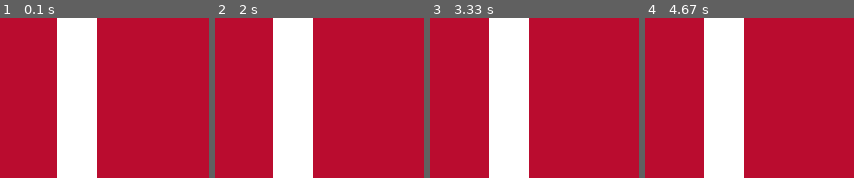
Above: before the commit, frames 1-4 (left to right).
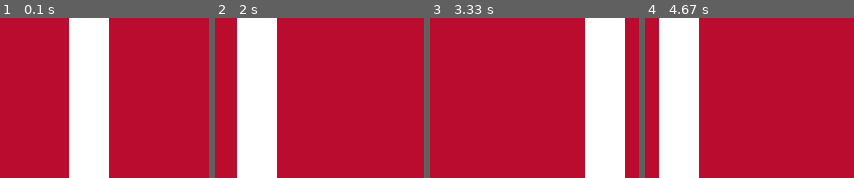
Above: after the commit, the same moments.

Repository: evstellberg/it2
Game: pygame game, started from ting og tang/norskflaggggg.py
The game is run twice, just before and just after one commit, with the same random seed, the same clock (stepped at 60 frames per second) and the same inputs.
Inputs:
- Up to frame 1 (0.1 s): no input
- Up to frame 2 (2 s): no input
- Up to frame 3 (3.33 s): no input
- Up to frame 4 (4.67 s): no input

The runs differ from the first frame. In frame 1, 11% of the frame differs, in the area x 27-53%, y 0-100%; in frame 2, 34%; in frame 3, 38%, in the area x 28-94%, y 0-100%; in frame 4, 38%.

Commit message:
jobbet videre med lfagg

Diff:
--- a/ting og tang/norskflaggggg.py
+++ b/ting og tang/norskflaggggg.py
@@ -2,6 +2,9 @@
 import keyboard
 
 pg.init()
+
+FPS = 69
+fpsClock = pg.time.Clock()
 
 VINDU_BREDDE = 220
 VINDU_HOYDE = 160
@@ -38,10 +41,10 @@
 
             self.x += self.fart
 
-strekVertHvit = Strek(60, 0, 0.01, vindu, 255, 255, 255, 40, 160)
-strekVertBlo = Strek(70, 0, 0.01, vindu, 0, 32, 91, 20, 160)
-strekHorHvit = Strek(0, 60, 0.01, vindu, 255, 255, 255, 220, 40)
-strekHorBlo = Strek(0, 70, 0.01, vindu, 0, 32, 91, 220, 20)
+strekVertHvit = Strek(60, 0, 2.01, vindu, 255, 255, 255, 40, 160)
+strekVertBlo = Strek(70, 0, 2.01, vindu, 0, 32, 91, 20, 160)
+strekHorHvit = Strek(0, 60, 2.01, vindu, 255, 255, 255, 220, 40)
+strekHorBlo = Strek(0, 70, 2.01, vindu, 0, 32, 91, 220, 20)
 
 while fortsett:
 
@@ -62,45 +65,51 @@
     """def on_press(key):
         print("hei")"""
 
+    if keyboard.is_pressed("Space"):
+        keyboard.wait("a")
+        steg += 1
+
     if steg == 0:
+
+        strekVertHvitx = strekVertHvit.x
         strekVertHvit.tegn()
         strekVertHvit.flytt()
 
-        strekVertHvitx = strekVertHvit.x
+
     if steg == 1:
         pg.draw.rect(vindu, (255, 255, 255), (strekVertHvitx, 0, 40, 160))
+        print(strekVertHvitx)
 
+        strekVertBlox = strekVertBlo.x
         strekVertBlo.tegn()
         strekVertBlo.flytt()
 
-        strekVertBlox = strekVertBlo.x
+
     if steg == 2:
         pg.draw.rect(vindu, (255, 255, 255), (strekVertHvitx, 0, 40, 160))
         pg.draw.rect(vindu, (0, 32, 91), (strekVertBlox, 0, 20, 160))
 
+        strekHorHvity = strekHorHvit.y
         strekHorHvit.tegn()
         strekHorHvit.flytt()
 
-        strekHorHvity = strekHorHvit.y
+
     if steg == 3:
         pg.draw.rect(vindu, (255, 255, 255), (strekVertHvitx, 0, 40, 160))
         pg.draw.rect(vindu, (255, 255, 255), (0, strekHorHvity, 220, 40))
-        pg.draw.rect(vindu, (0, 32, 91), (strekVertBlox, 0, 20, 160))
+        pg.draw.rect(vindu, (0, 32, 91), (strekVertBlox , 0, 20, 160))
 
-
+        strekHorBloy = strekHorBlo.y
         strekHorBlo.tegn()
         strekHorBlo.flytt()
 
-        strekHorBloy = strekHorBlo.y
+
 
 
     if steg == 4:
         poeng = abs(60 - strekVertHvitx) + abs(70 - strekVertBlox) + abs(60 - strekHorHvity) + abs(70 - strekHorBloy)
         print(f"Du var {poeng} piksler fra et perfekt flagg!")
 
-    if keyboard.is_pressed("Space"):
-        steg += 1
-        keyboard.wait("a")
 
     #print(strekVertHvit.x)
 
@@ -109,3 +118,4 @@
     #pg.draw.rect(vindu, (0, 32, 91), (70, 0, 20, 160))
     #pg.draw.rect(vindu, (0, 32, 91), (0, 70, 220, 20))
     pg.display.flip()
+    fpsClock.tick_busy_loop(FPS)
Empty file added: ting og tang/steinsakspapirting.py
